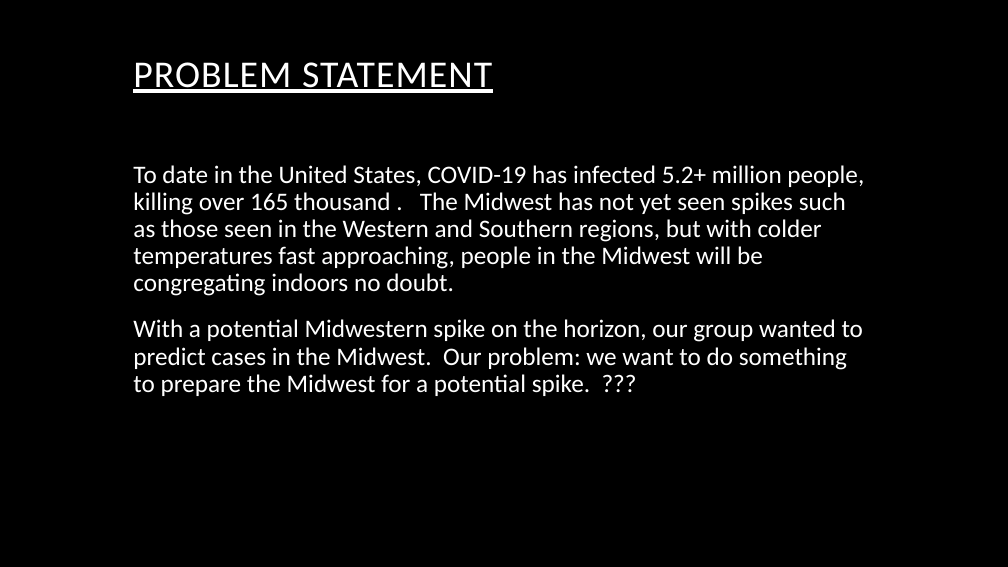
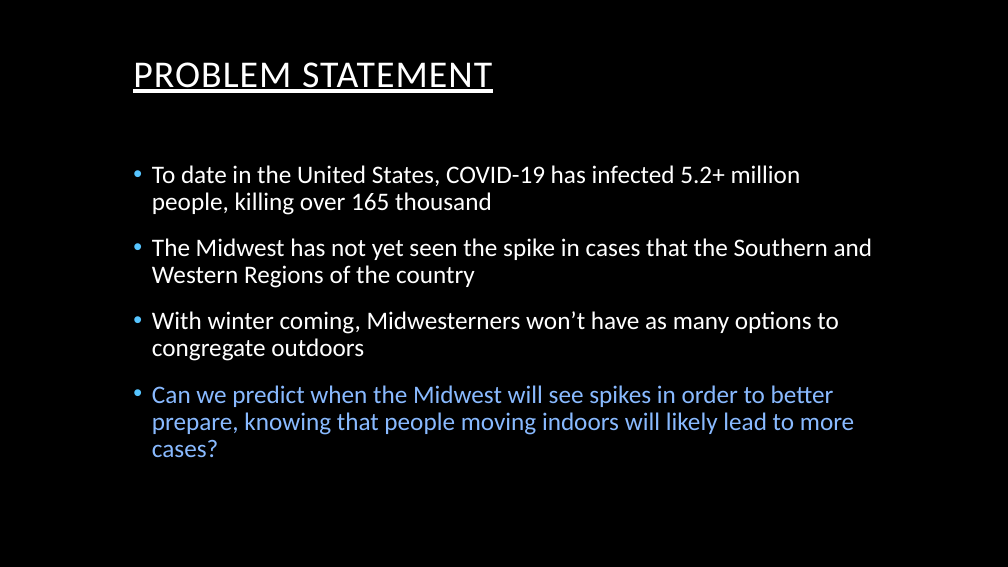
Before and after one commit to searanch/Covid-19-Hackathon, a slide deck: slide 3 of CovidHackathonPowerPoint.pptx. Drawn at 1008x567 pixels with LibreOffice and Linux fonts; fonts in the diff are those of the drawing; background and template pictures are left out. Boxes give left, top, right and bottom in pixels: in the first picture for what was removed or moved away, otherwise in the second. Text is boxed around its words. In the diff, an @@ line names an element or a change of style, - is before the commit and + after.

Commit message:
adding powerpoint

```diff
--- a/CovidHackathonPowerPoint.pptx
+++ b/CovidHackathonPowerPoint.pptx
@@ text at [152,165,873,458]: text changed @@
-To date in the United States, COVID-19 has infected 5.2+ million people, killing over 165 thousand . The Midwest has not yet seen spikes such as those seen in the Western and Southern regions, but with colder temperatures fast approaching, people in the Midwest will be congregating indoors no doubt.
-With a potential Midwestern spike on the horizon, our group wanted to predict cases in the Midwest. Our problem: we want to do something to prepare the Midwest for a potential spike. ???
+• To date in the United States, COVID-19 has infected 5.2+ million people, killing over 165 thousand
+• The Midwest has not yet seen the spike in cases that the Southern and Western Regions of the country
+• With winter coming, Midwesterners won’t have as many options to congregate outdoors
+• Can we predict when the Midwest will see spikes in order to better prepare, knowing that people moving indoors will likely lead to more cases?
```
Also in this commit, not shown: 3 other slides changed, 3 slides added, 9 slides removed, 1 other file.
